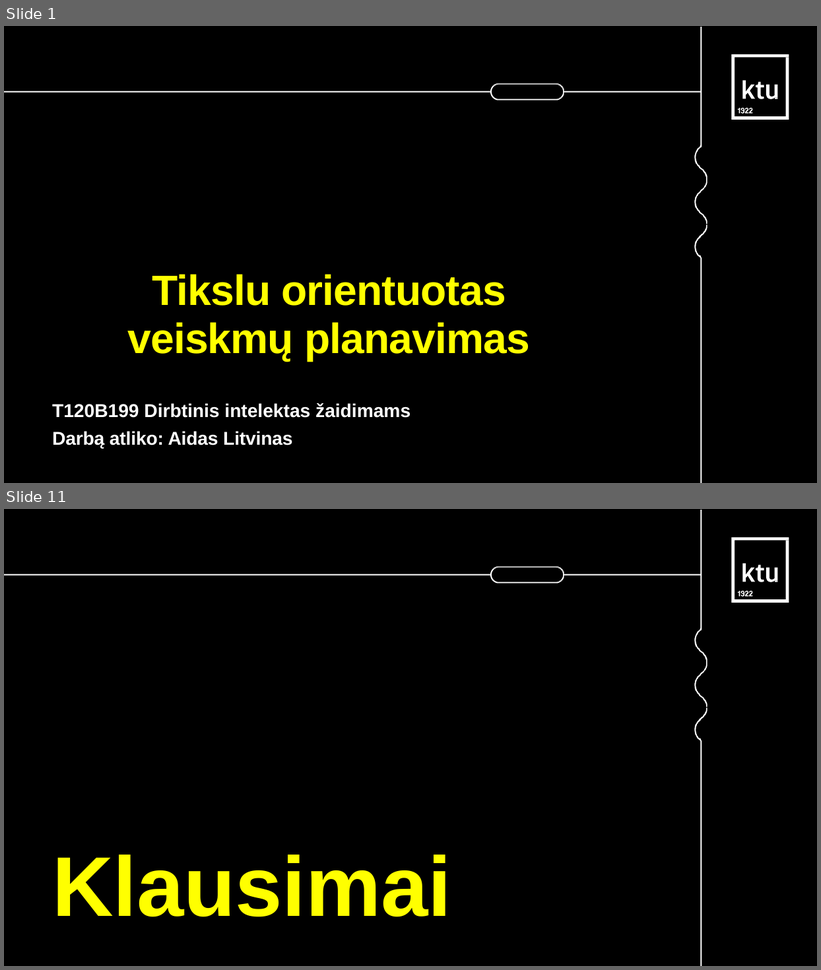
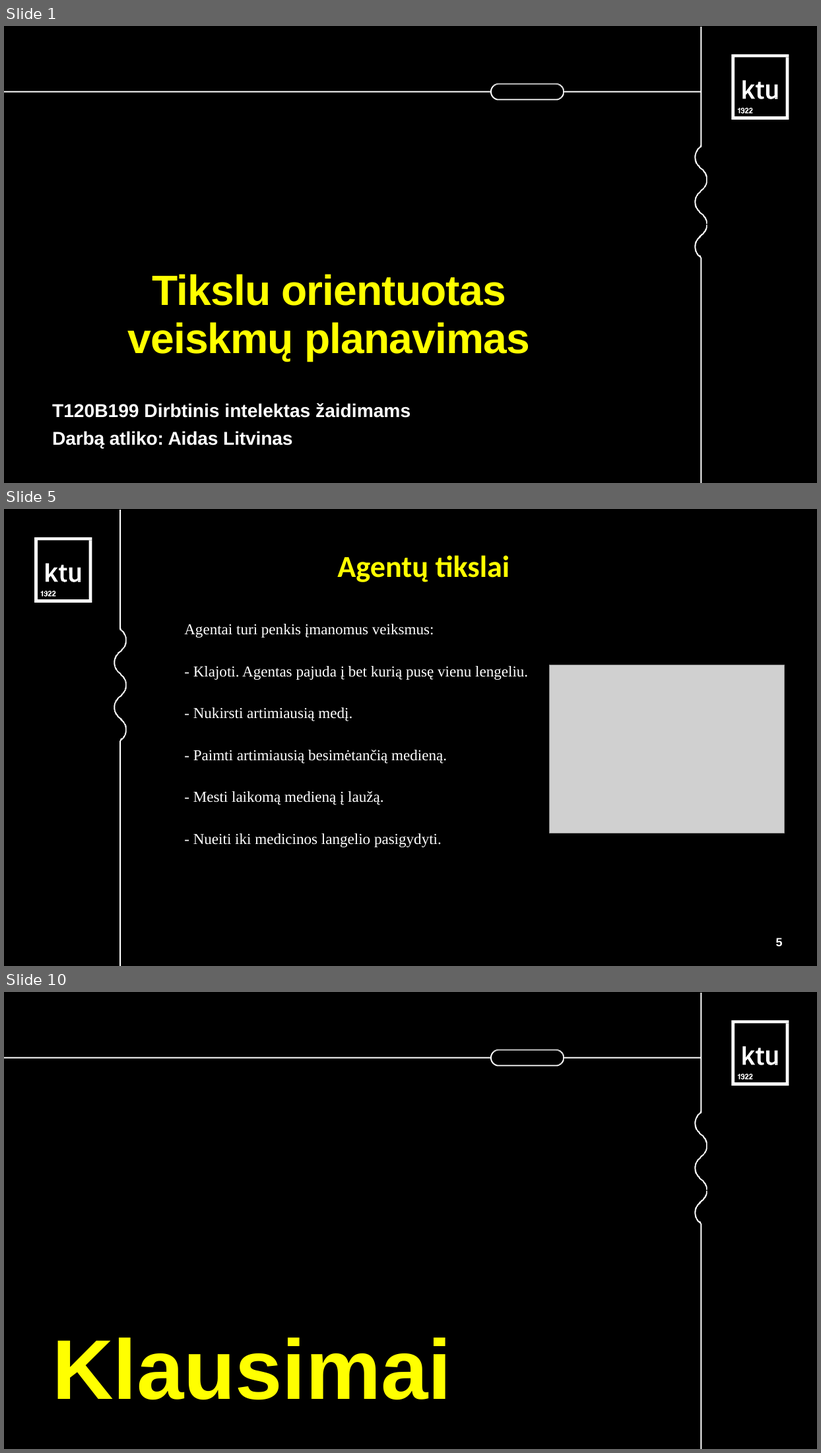
Before and after one commit to AidasLit/Hex-game-uni, a slide deck: documents/GOAP-AI.odp. Shown one above the other, each under a label of ours: slides 1 and 11 before the commit, slides 1, 5 and 10 after it; the slides between them are not shown. The pictures are 821x970 and 821x1453 pixels, drawn with LibreOffice and Linux fonts; fonts in the diff are those of the drawing; grey boxes stand for pictures. Boxes give left, top, right and bottom in pixels: in the first picture for what was removed or moved away, otherwise in the second. Text is boxed around its words. In the diff, an @@ line names an element or a change of style, - is before the commit and + after.

```diff
--- a/documents/GOAP-AI.odp
+++ b/documents/GOAP-AI.odp
@@ slide 5 added at (4,509,817,966), background #FFFFFF; not listed: 1 template element that a slide beside it also shows @@
@@ freeform shape added at (114,510,127,966), fill #FFFFFF @@
@@ freeform shape added at (34,537,92,602), fill #FFFFFF @@
@@ title added at (337,555,510,582), 36 pt, text #FFFF00, bold @@
+Agentų tikslai
@@ text added at (184,624,528,848), 18 pt, text #FFFFFF @@
+Agentai turi penkis įmanomus veiksmus:
+- Klajoti. Agentas pajuda į bet kurią pusę vienu lengeliu.
+- Nukirsti artimiausią medį.
+- Paimti artimiausią besimėtančią medieną.
+- Mesti laikomą medieną į laužą.
+- Nueiti iki medicinos langelio pasigydyti.
@@ picture added at (550,665,785,834) @@
@@ page number added at (776,938,783,947), 14 pt, text #FFFFFF, bold @@
+5
@@ what was slide 11 is now slide 10 @@
```
Also in this commit, not shown: 7 other slides added, 9 slides removed.
